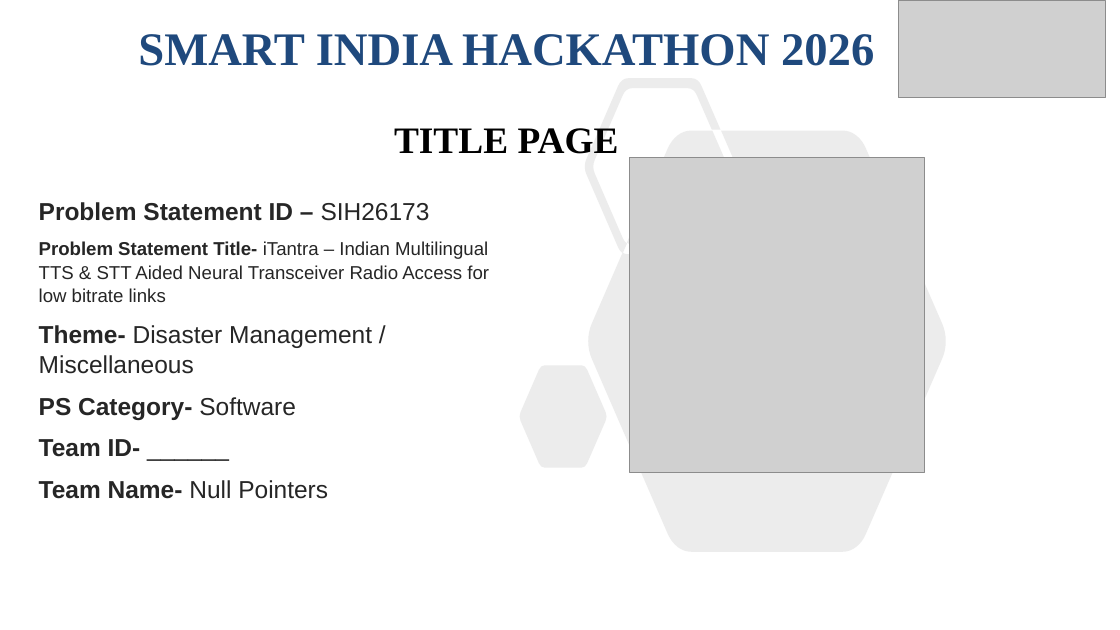
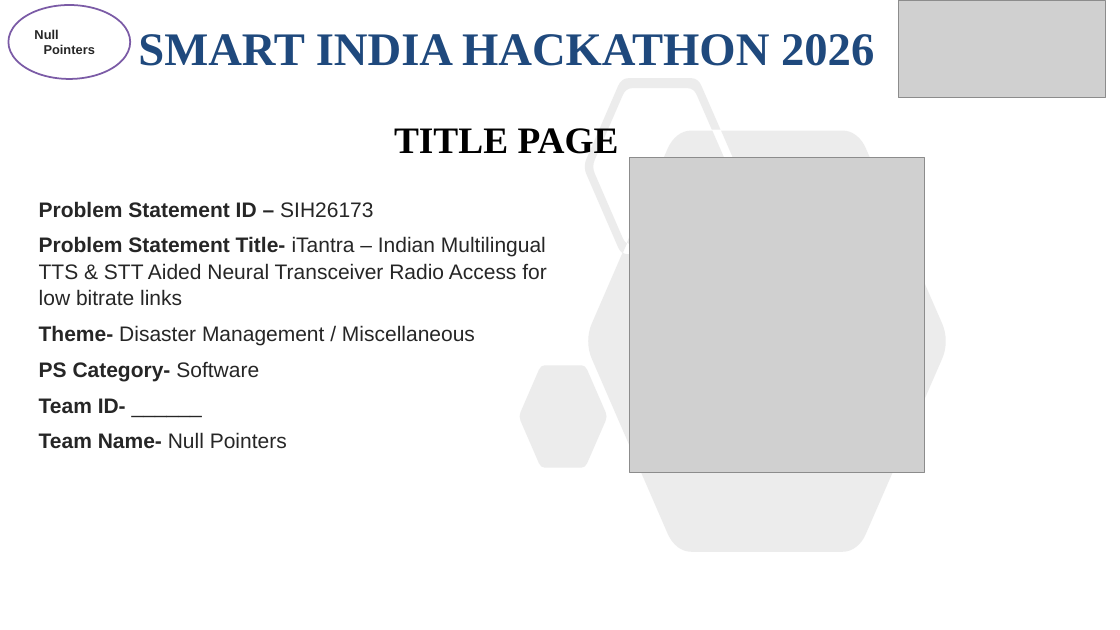
Before and after one commit to satyam-mishra-dev/itantra, a slide deck: slide 1 of docs/SIH2026-iTantra-idea-PPT.pptx. Drawn at 1120x630 pixels with LibreOffice and Linux fonts; fonts in the diff are those of the drawing; grey boxes stand for pictures. Boxes give left, top, right and bottom in pixels: in the first picture for what was removed or moved away, otherwise in the second. Text is boxed around its words. In the diff, an @@ line names an element or a change of style, - is before the commit and + after.

Commit message:
docs: idea PPT v3 — critique fixes: consistent 169x/889x, 45-byte hero, no tech-grid duplication, real repo links, uniform S1, measured v1 numbers

```diff
--- a/docs/SIH2026-iTantra-idea-PPT.pptx
+++ b/docs/SIH2026-iTantra-idea-PPT.pptx
@@ ellipse added at [8, 5, 130, 79], fill #FFFFFF, outline #7B5BA6 1.5 pt, 11 pt, text #262626, bold @@
+Null
+Pointers
@@ text "Problem Statement ID – SIH26173" at [39, 201, 546, 448]: size 21 to 18 pt in "Problem Statement ID – SIH26173", "Theme- Disaster Management / Miscellaneous", "PS Category- Software", "Team ID- ______" and 1 more places; size 16 to 18 pt in "Problem Statement Title- iTantra – Indian Multilingual ..."; less space between paragraphs @@
```
Also in this commit, not shown: 5 other slides changed, 1 other file.
